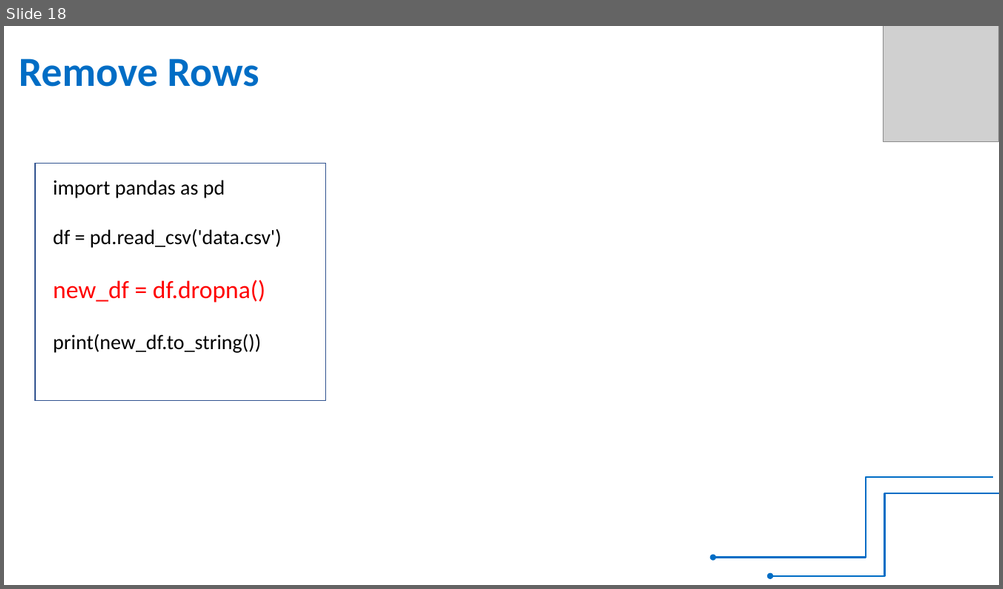
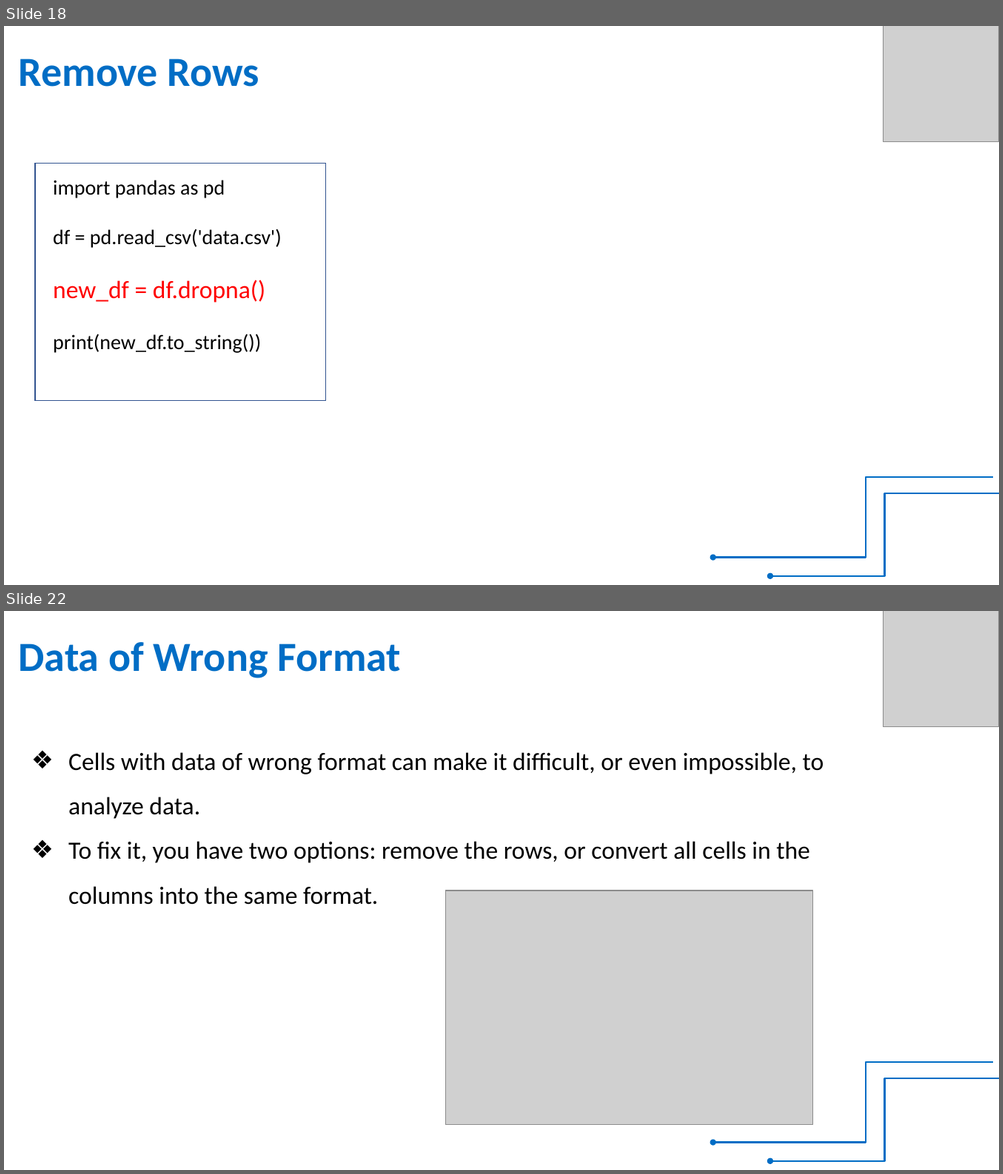
Before and after one commit to RIGTraining/PythonClass, a slide deck: pandas.pptx. Shown one above the other, each under a label of ours: slide 18 before the commit, slides 18 and 22 after it; the slides between them are not shown. The pictures are 1003x589 and 1003x1174 pixels, drawn with LibreOffice and Linux fonts; fonts in the diff are those of the drawing; grey boxes stand for pictures. Boxes give left, top, right and bottom in pixels: in the first picture for what was removed or moved away, otherwise in the second. Text is boxed around its words. In the diff, an @@ line names an element or a change of style, - is before the commit and + after.

```diff
--- a/pandas.pptx
+++ b/pandas.pptx
@@ slide 22 added at <box>4,611,999,1170</box>, background #FFFFFF @@
@@ picture added at <box>883,611,999,726</box> @@
@@ text added at <box>19,642,401,678</box>, 40 pt, text #006DC5, bold @@
+Data of Wrong Format
@@ text added at <box>68,752,824,905</box>, 24 pt, text #000000 @@
+❖ Cells with data of wrong format can make it difficult, or even impossible, to analyze data.
+❖ To fix it, you have two options: remove the rows, or convert all cells in the columns into the same format.
@@ picture added at <box>446,891,813,1125</box> @@
@@ elbow arrow added from (993, 1062) to (713, 1143), #006DC5 1.5 pt @@
@@ elbow arrow added from (999, 1079) to (770, 1162), #006DC5 1.5 pt @@
```
Also in this commit, not shown: 1 slide changed, 4 other slides added, 1 other file.
